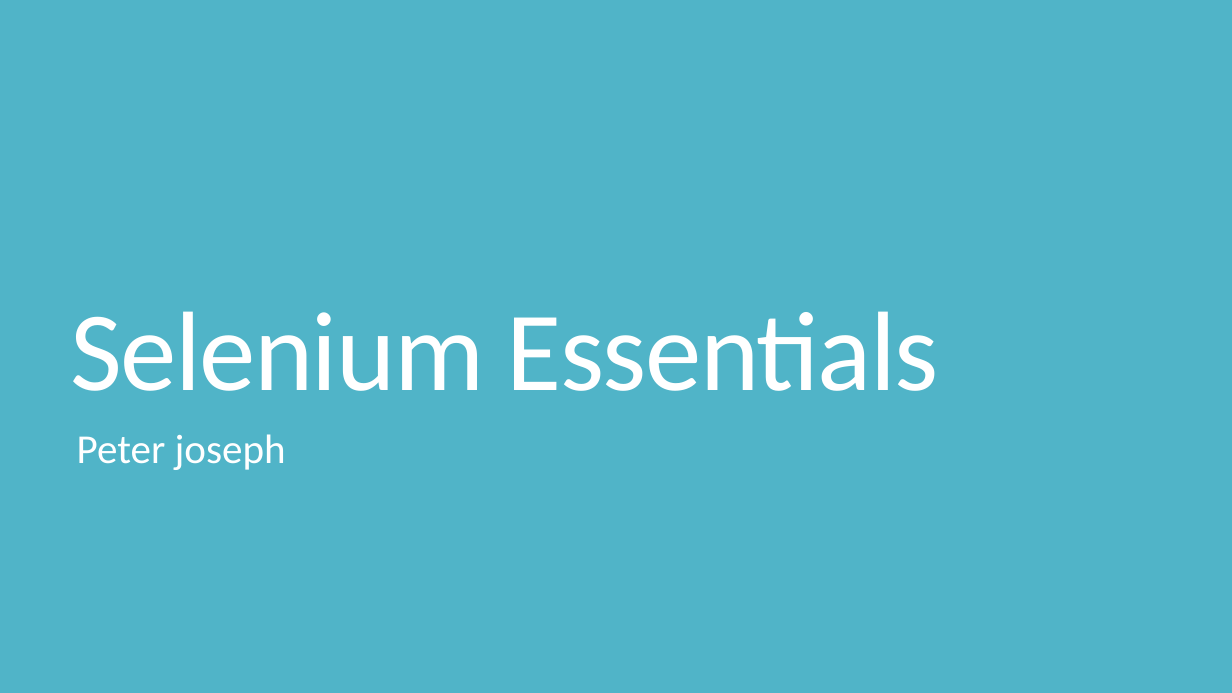
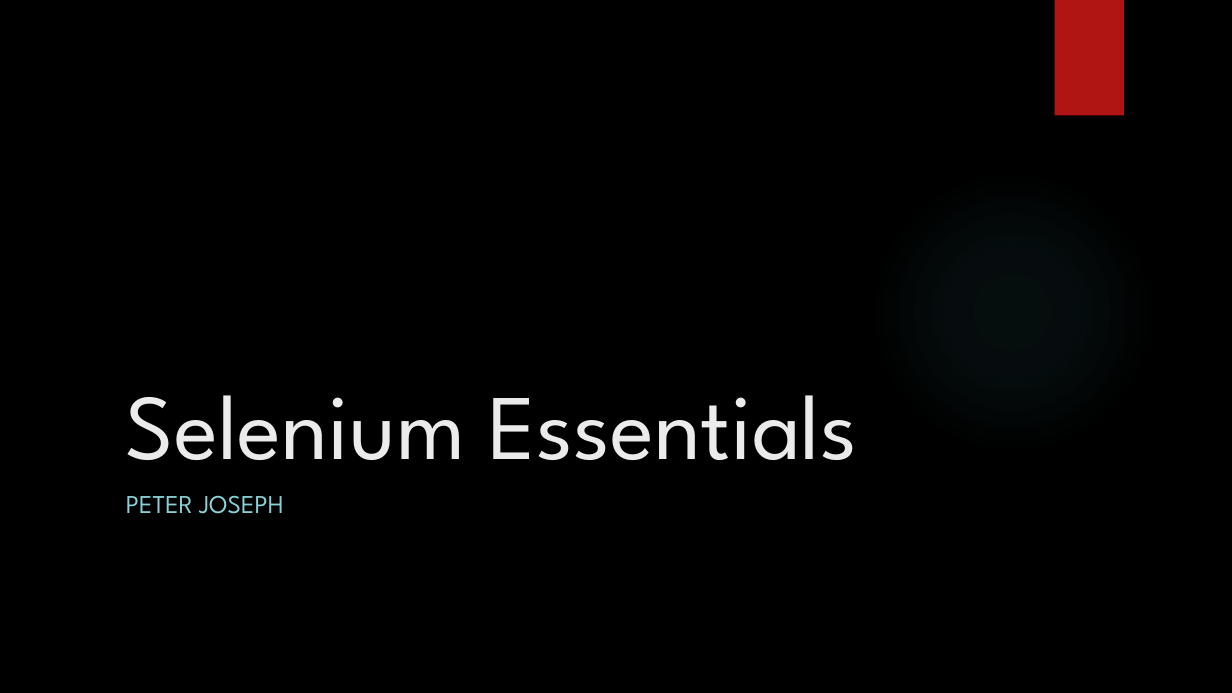
Before and after one commit to peterrexj/Selenium.Essentials, a slide deck: slide 1 of docs/resources/presentations/Selenium Essentials.pptx. Drawn at 1232x693 pixels with LibreOffice and Linux fonts; fonts in the diff are those of the drawing; background and template pictures are left out. Boxes give left, top, right and bottom in pixels: in the first picture for what was removed or moved away, otherwise in the second. Text is boxed around its words. In the diff, an @@ line names an element or a change of style, - is before the commit and + after.

Commit message:
presentations

```diff
--- a/docs/resources/presentations/Selenium Essentials.pptx
+++ b/docs/resources/presentations/Selenium Essentials.pptx
@@ background #50B4C8 to picture (left out) @@
@@ rectangle added at bbox=[1055, 0, 1124, 116], fill #B01513 @@
@@ title "Selenium Essentials": place and size @@
-title "Selenium Essentials" at bbox=[70, 311, 939, 391]
+title "Selenium Essentials" at bbox=[126, 395, 857, 460]
@@ title "Selenium Essentials" at bbox=[126, 395, 857, 460]: size 88 to 72 pt, font Calibri to League Spartan, text colour #FFFFFF to #EBEBEB, letter spacing -1.2 to 0 pt; line spacing 0.8 to 1 @@
@@ ellipse added at bbox=[870, 169, 1154, 454], fill gradient #50B9C1 @@
@@ subtitle at bbox=[126, 495, 283, 514]: text changed; size 32 to 20 pt; font Calibri to League Spartan; text colour #FFFFFF to #8AD0D6 @@
-Peter joseph
+PETER JOSEPH
```
Also in this commit, not shown: 1 other slide changed, 3 slides removed.
